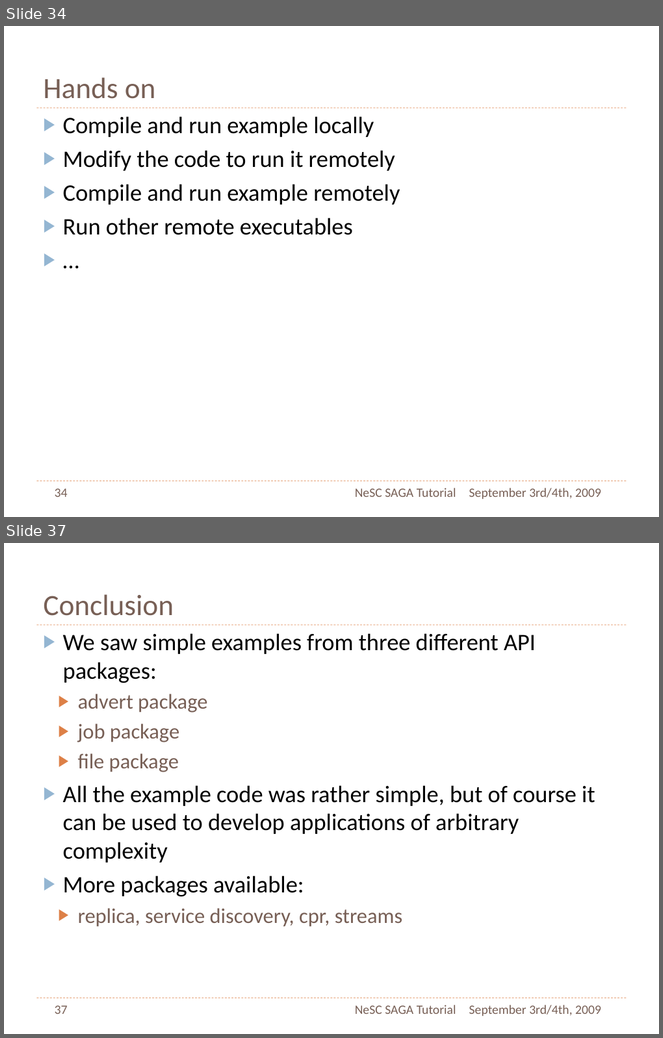
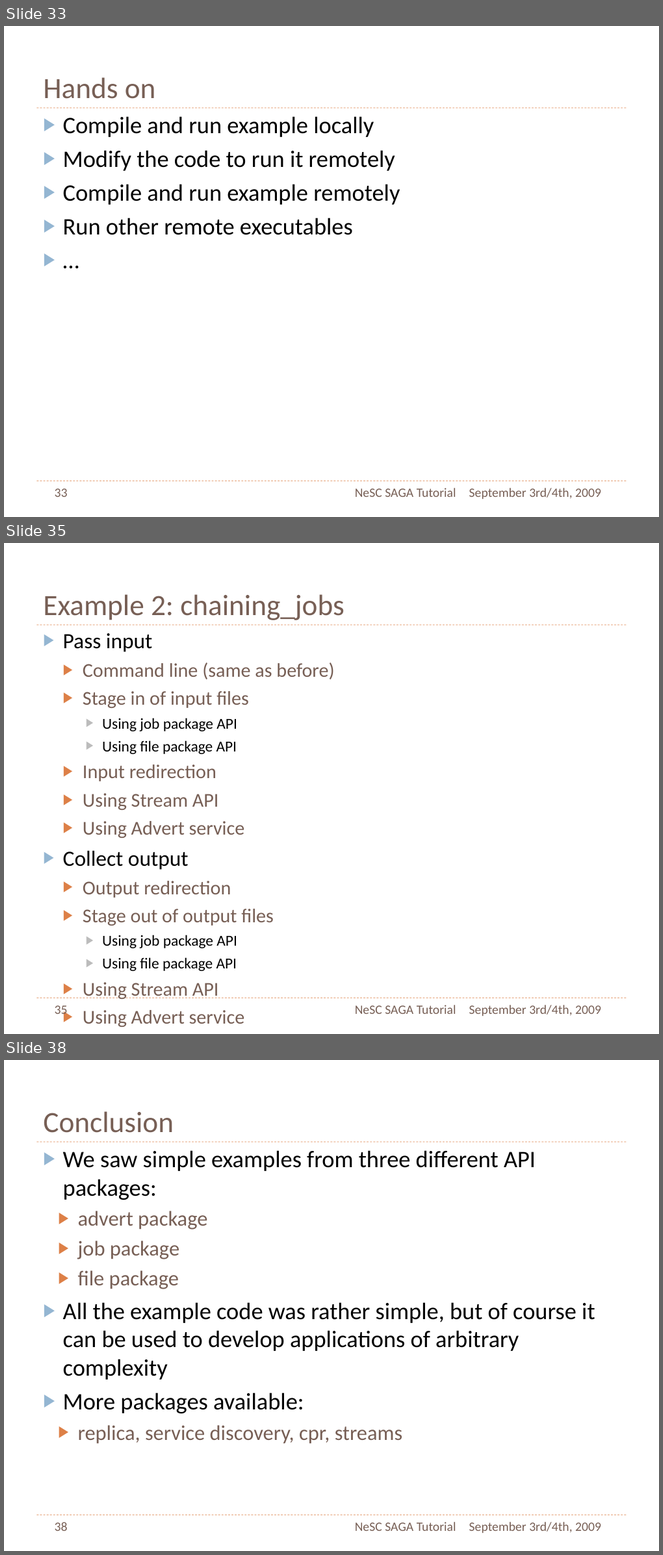
Before and after one commit to saga-project/saga-cpp-legacy-projects, a slide deck: tutorial/NeSC-2009/NeSC09-Practical-PPT.pptx. Shown one above the other, each under a label of ours: slides 34 and 37 before the commit, slides 33, 35 and 38 after it; the slides between them are not shown. The pictures are 663x1038 and 663x1555 pixels, drawn with LibreOffice and Linux fonts; fonts in the diff are those of the drawing. Boxes give left, top, right and bottom in pixels: in the first picture for what was removed or moved away, otherwise in the second. Text is boxed around its words. In the diff, an @@ line names an element or a change of style, - is before the commit and + after.

```diff
--- a/tutorial/NeSC-2009/NeSC09-Practical-PPT.pptx
+++ b/tutorial/NeSC-2009/NeSC09-Practical-PPT.pptx
@@ slide 35 added at (4, 543, 659, 1034), background #FFFFFF; not listed: 2 template elements that a slide beside it also shows @@
@@ title added at (43, 594, 345, 620), 46 pt, text #775F55 @@
+Example 2: chaining_jobs
@@ text added at (63, 633, 334, 1027), 30.6 pt, text #775F55 @@
+▶ Pass input
+  ▶ Command line (same as before)
+  ▶ Stage in of input files
+    ▶ Using job package API
+    ▶ Using file package API
+  ▶ Input redirection
+  ▶ Using Stream API
+  ▶ Using Advert service
+▶ Collect output
+  ▶ Output redirection
+  ▶ Stage out of output files
+    ▶ Using job package API
+    ▶ Using file package API
+  ▶ Using Stream API
+  ▶ Using Advert service
@@ page number added at (55, 1006, 68, 1018), 20 pt, text #775F55 @@
+35
@@ text added at (355, 1005, 456, 1014), 20 pt, text #775F55 @@
+NeSC SAGA Tutorial
@@ text added at (469, 1005, 601, 1016), 20 pt, text #775F55 @@
+September 3rd/4th, 2009
@@ what was slide 34 is now slide 33 @@
@@ page number at (55, 489, 68, 497): text changed @@
-34
+33
@@ what was slide 37 is now slide 38 @@
@@ page number at (55, 1522, 68, 1531): text changed @@
-37
+38
```
Also in this commit, not shown: 3 slides changed, 2 other slides added, 2 slides removed, 2 other files.
